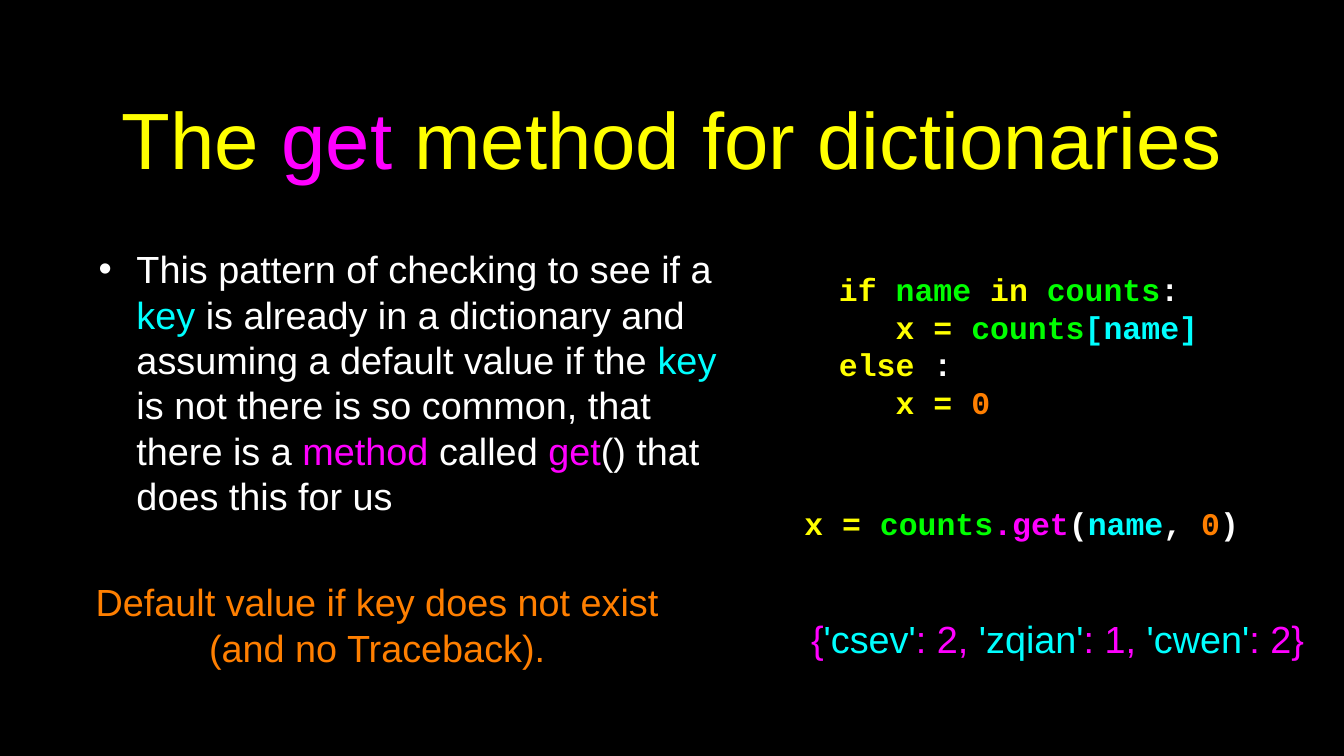
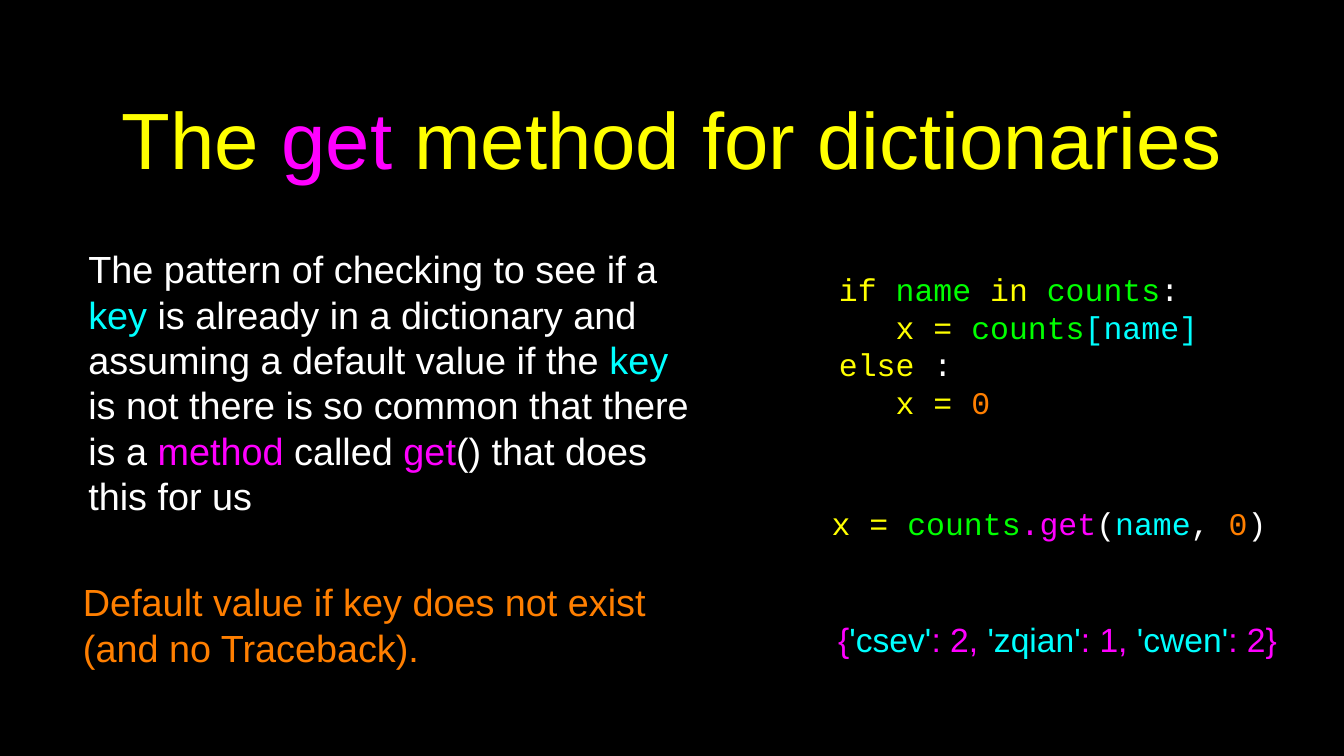
Before and after one commit to csev/py4e, a slide deck: slide 17 of lectures3/Pythonlearn-09-Dictionaries.pptx (slide 19 before the commit). Drawn at 1344x756 pixels with LibreOffice and Linux fonts; fonts in the diff are those of the drawing. Boxes give left, top, right and bottom in pixels: in the first picture for what was removed or moved away, otherwise in the second. Text is boxed around its words. In the diff, an @@ line names an element or a change of style, - is before the commit and + after.

```diff
--- a/lectures3/Pythonlearn-09-Dictionaries.pptx
+++ b/lectures3/Pythonlearn-09-Dictionaries.pptx
@@ text at box(88, 255, 689, 511): text changed @@
-• This pattern of checking to see if a key is already in a dictionary and assuming a default value if the key is not there is so common, that there is a method called get() that does this for us
+The pattern of checking to see if a key is already in a dictionary and assuming a default value if the key is not there is so common that there is a method called get() that does this for us
@@ text "if name in counts:" at box(839, 278, 1198, 415): bold off @@
@@ text "x = counts.get(name, 0)" at box(832, 513, 1267, 542): bold off @@
@@ text "x = counts.get(name, 0)": place and size @@
-text "x = counts.get(name, 0)" at box(804, 513, 1239, 542)
+text "x = counts.get(name, 0)" at box(832, 513, 1267, 542)
@@ text "Default value if key does ..." at box(83, 588, 646, 669): alignment centre to left @@
@@ text "{'csev': 2, 'zqian': 1, 'cwen': ..." at box(838, 627, 1277, 659): size 36 to 32 pt @@
```
Also in this commit, not shown: 19 other slides changed, 2 slides removed.
